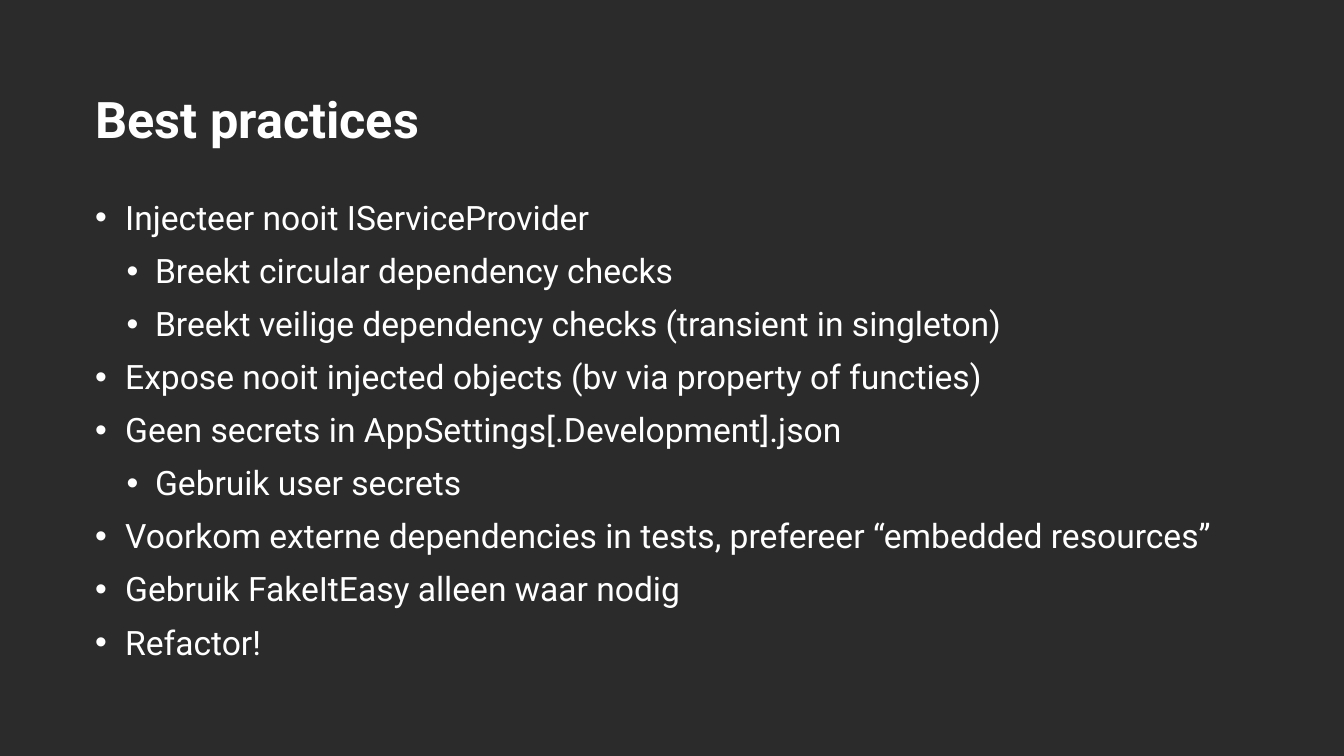
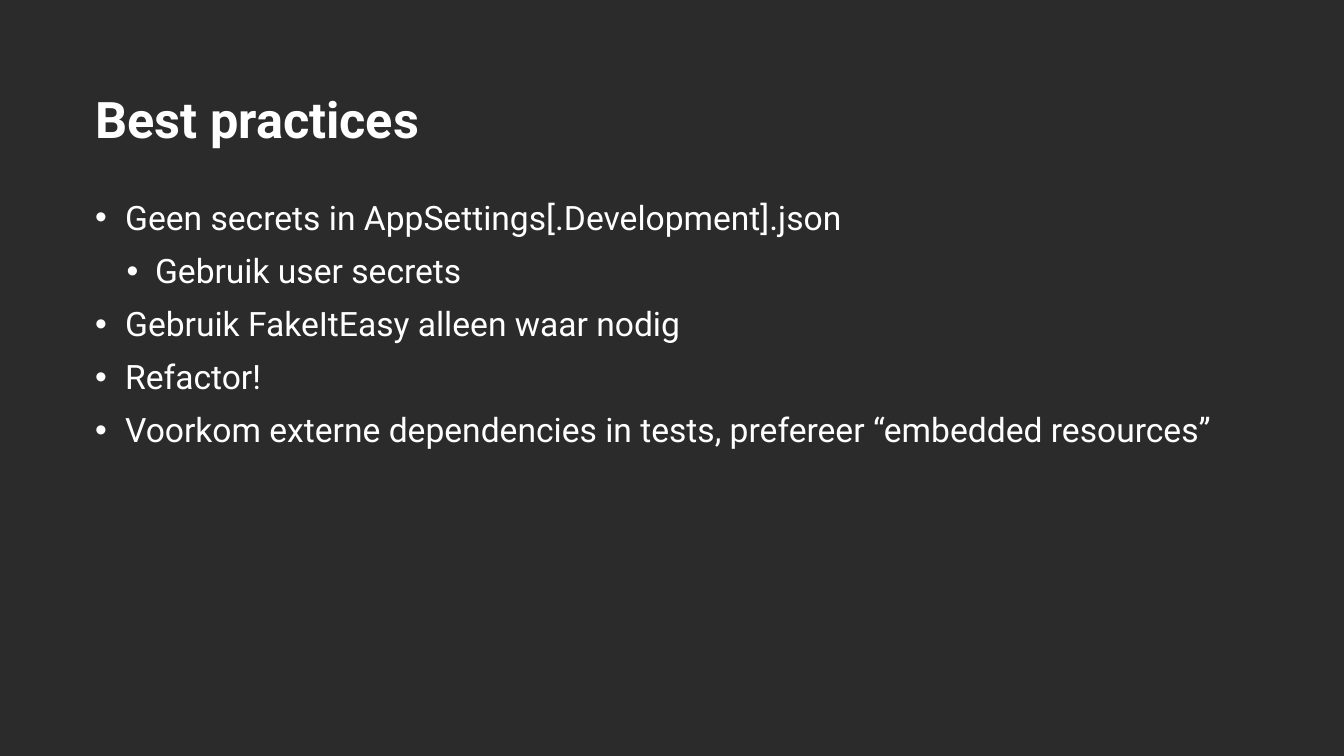
Before and after one commit to desdesdes/effectief-coredi, a slide deck: slide 24 of DI.pptx. Drawn at 1344x756 pixels with LibreOffice and Linux fonts; fonts in the diff are those of the drawing; background and template pictures are left out; a plain dark background stands for a picture behind light text. Boxes give left, top, right and bottom in pixels: in the first picture for what was removed or moved away, otherwise in the second. Text is boxed around its words. In the diff, an @@ line names an element or a change of style, - is before the commit and + after.

```diff
--- a/DI.pptx
+++ b/DI.pptx
@@ text at bbox=[125, 204, 1001, 397]: paragraphs removed @@
-• Injecteer nooit IServiceProvider
-  • Breekt circular dependency checks
-  • Breekt veilige dependency checks (transient in singleton)
-• Expose nooit injected objects (bv via property of functies)
@@ text at bbox=[125, 416, 1211, 449]: paragraph added @@
+• Voorkom externe dependencies in tests, prefereer “embedded resources”
@@ text at bbox=[125, 522, 1211, 555]: paragraph removed @@
-• Voorkom externe dependencies in tests, prefereer “embedded resources”
```
Also in this commit, not shown: 5 other slides changed, 1 slide added, 1 slide removed, 1 other file.
